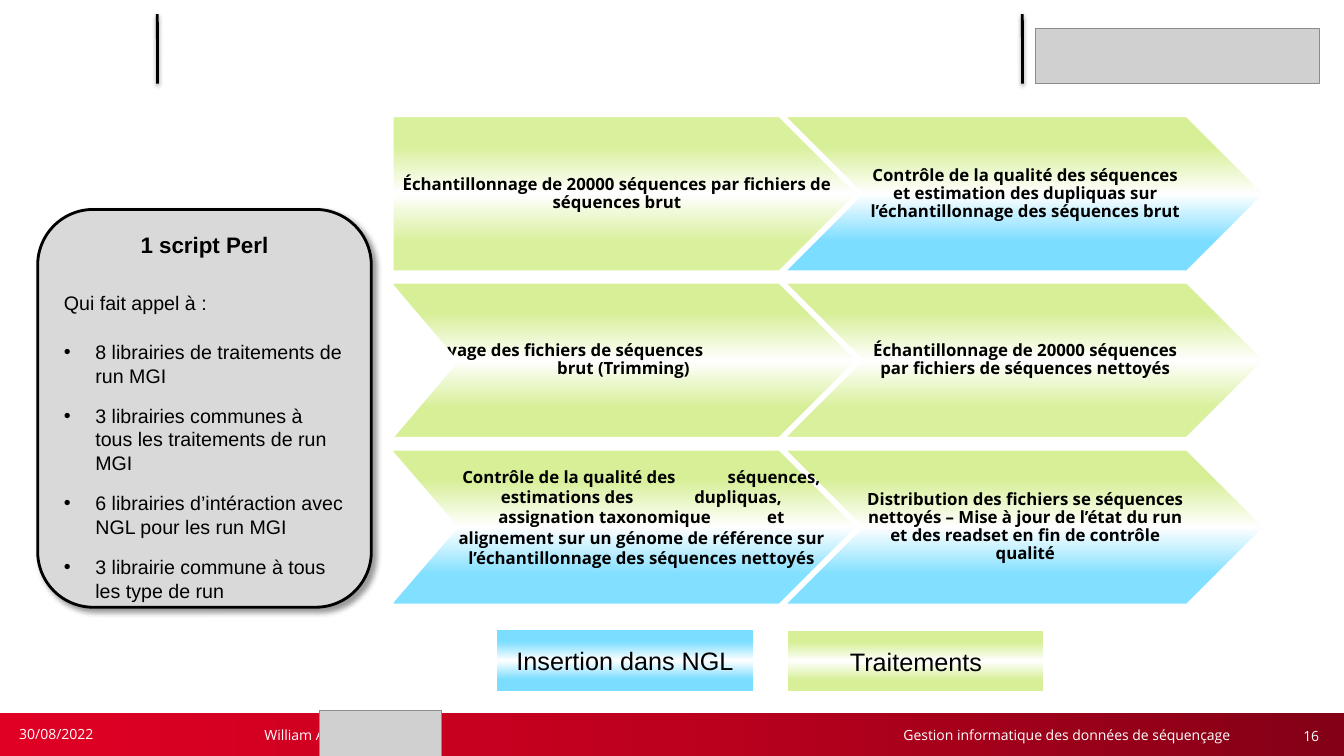
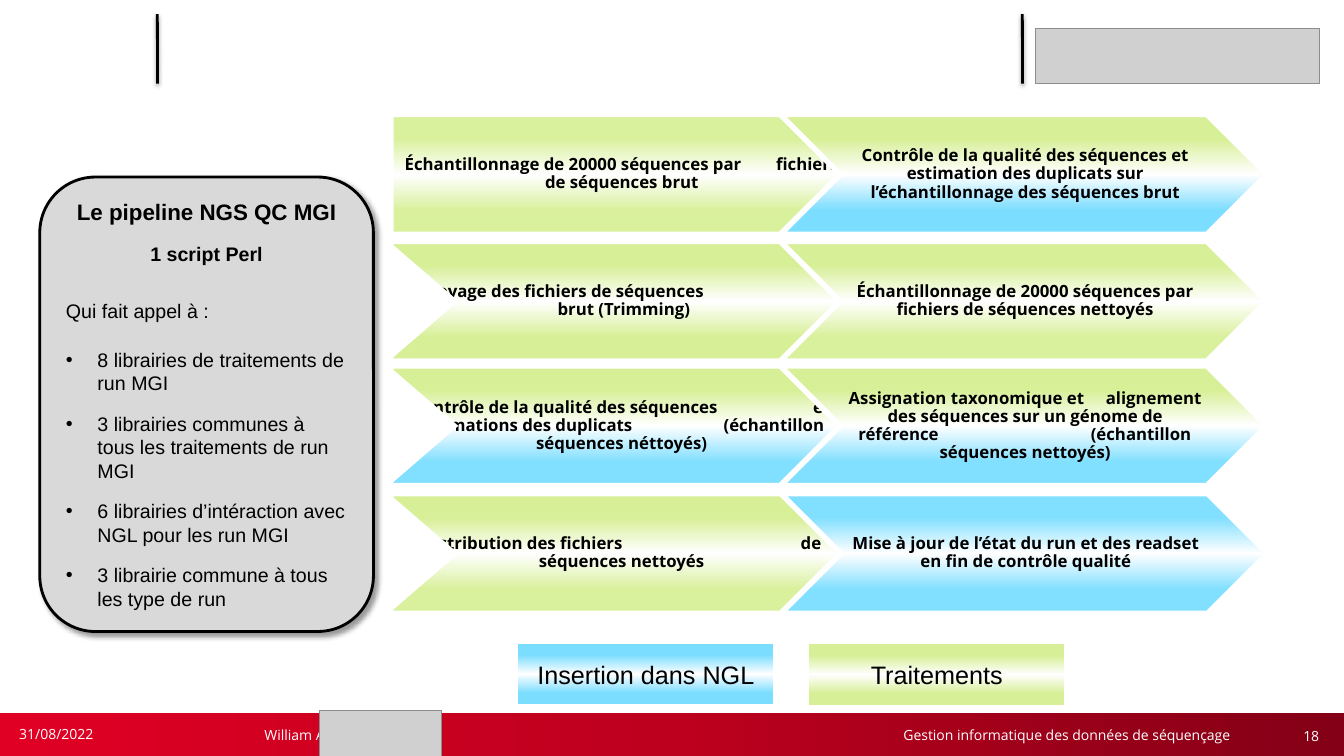
Before and after one commit to w2994a/cahier_labo_cns, a slide deck: slide 18 of M1_IPFB/soutenance/soutenance_3/slides_soutenance_final_1er_annee.pptx (slide 16 before the commit). Drawn at 1344x756 pixels with LibreOffice and Linux fonts; fonts in the diff are those of the drawing; grey boxes stand for pictures; background and template pictures are left out. Boxes give left, top, right and bottom in pixels: in the first picture for what was removed or moved away, otherwise in the second. Text is boxed around its words. In the diff, an @@ line names an element or a change of style, - is before the commit and + after.

```diff
--- a/M1_IPFB/soutenance/soutenance_3/slides_soutenance_final_1er_annee.pptx
+++ b/M1_IPFB/soutenance/soutenance_3/slides_soutenance_final_1er_annee.pptx
@@ text "Échantillonnage de 20000 séquences par ..." rewrapped from <box>403,174,831,212</box> to <box>405,155,741,192</box> @@
@@ pentagon arrow: place and size @@
-pentagon arrow at <box>391,115,878,273</box>
+pentagon arrow at <box>391,115,878,235</box>
@@ chevron: place and size @@
-chevron at <box>780,115,1267,273</box>
+chevron at <box>780,115,1267,235</box>
@@ text at <box>862,148,1188,202</box>: text changed @@
-Contrôle de la qualité des séquences et estimation des dupliquas sur l’échantillonnage des séquences brut
+Contrôle de la qualité des séquences et estimation des duplicats sur l’échantillonnage des séquences brut
@@ rounded rectangle "Le pipeline NGS QC MGI": place and size @@
-rounded rectangle "Le pipeline NGS QC MGI" at <box>37,210,371,608</box>
+rounded rectangle "Le pipeline NGS QC MGI" at <box>40,177,374,632</box>
@@ text in rounded rectangle at <box>77,203,336,225</box>: paragraph added @@
+Le pipeline NGS QC MGI
@@ text in rounded rectangle at <box>150,246,263,265</box>: size 16 to 14 pt in "1 script Perl" @@
@@ triangle: place and size @@
-triangle at <box>390,281,459,443</box>
+triangle at <box>390,242,458,360</box>
@@ text "Nettoyage des fichiers de séquences ...": place and size @@
-text "Nettoyage des fichiers de séquences ..." at <box>399,341,704,378</box>
+text "Nettoyage des fichiers de séquences ..." at <box>400,282,704,319</box>
@@ pentagon arrow: place and size @@
-pentagon arrow at <box>391,281,878,440</box>
+pentagon arrow at <box>391,241,878,361</box>
@@ chevron: place and size @@
-chevron at <box>780,281,1267,440</box>
+chevron at <box>780,241,1267,361</box>
@@ text "Échantillonnage de 20000 séquences par ..." rewrapped from <box>873,341,1177,378</box> to <box>857,282,1193,319</box> @@
@@ triangle added at <box>390,368,458,485</box>, fill #FFFFFF @@
@@ pentagon arrow: place and size @@
-pentagon arrow at <box>391,448,878,606</box>
+pentagon arrow at <box>391,366,878,486</box>
@@ text "Contrôle de la qualité des ..." at <box>412,397,830,453</box>: vertical alignment top to middle @@
@@ chevron: place and size @@
-chevron at <box>780,448,1267,606</box>
+chevron at <box>780,366,1267,486</box>
@@ text at <box>412,397,830,453</box>: text changed @@
-Contrôle de la qualité des séquences, estimations des dupliquas, assignation taxonomique et alignement sur un génome de référence sur l’échantillonnage des séquences nettoyés
+Contrôle de la qualité des séquences et estimations des duplicats (échantillon séquences néttoyés)
@@ text added at <box>849,391,1201,462</box>, 12 pt, text #000000, bold @@
+Assignation taxonomique et alignement des séquences sur un génome de référence (échantillon séquences nettoyés)
@@ triangle: place and size @@
-triangle at <box>390,448,458,606</box>
+triangle at <box>390,495,458,613</box>
@@ pentagon arrow added at <box>391,494,878,614</box>, fill gradient #D9F09C to #FFFFFF to #D7EF97, outline #FFFFFF 4 pt @@
@@ chevron added at <box>781,494,1268,614</box>, fill gradient #81DFFF to #FFFFFF, outline #FFFFFF 4 pt @@
@@ text added at <box>421,536,704,571</box>, 12 pt, text #000000, bold @@
+Distribution des fichiers de séquences nettoyés
@@ text at <box>852,536,1198,571</box>: text changed @@
-Distribution des fichiers se séquences nettoyés – Mise à jour de l’état du run et des readset en fin de contrôle qualité
+Mise à jour de l’état du run et des readset en fin de contrôle qualité
@@ text at <box>920,552,941,567</box>: text changed @@
-Pipeline NGS-QC pour les séquenceurs MGI
+Développements terminés ou en cours
@@ rectangle "Insertion dans NGL": place and size @@
-rectangle "Insertion dans NGL" at <box>496,629,754,693</box>
+rectangle "Insertion dans NGL" at <box>517,642,775,706</box>
@@ rectangle "Traitements": place and size @@
-rectangle "Traitements" at <box>787,629,1046,693</box>
+rectangle "Traitements" at <box>808,643,1066,707</box>
@@ text at <box>19,729,93,739</box>: text changed @@
-30/08/2022
+31/08/2022
@@ page number at <box>1303,731,1319,741</box>: text changed @@
-16
+18
```
Also in this commit, not shown: 21 other slides changed, 1 slide added.
